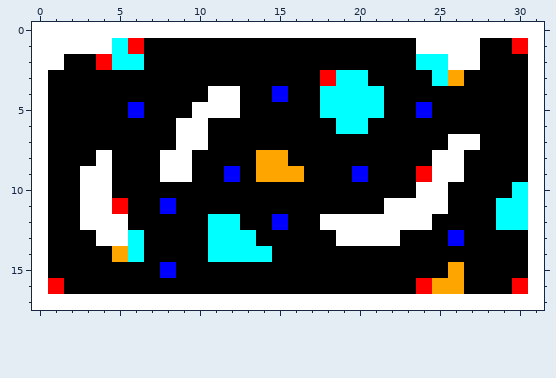
Pixel-art sprite, stored at GlobalGameJam2014/GlobalGameJam2014Content/Levels/level16.png. The picture above is the old version.
The file is 32x18 pixels.
New version:
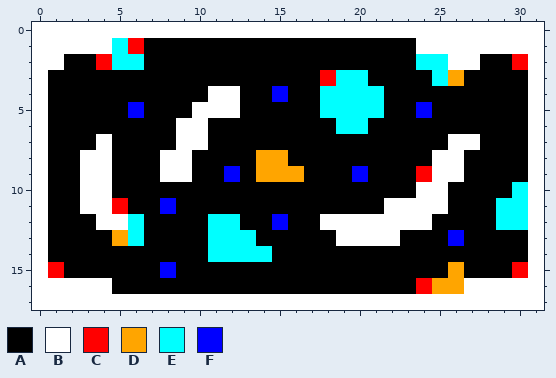
Palette (. is transparent): A #000000  B #ffffff  C #ff0000  D #ffa500  E #00ffff  F #0000ff
The edit:
The edit turns colour B into colour A in row 12 at x 3; in row 13 at x 4.
The edit turns colour D into colour A in row 14 at x 5.
The edit turns colour E into colour A in row 14 at x 6.
The edit turns colour A into colour B in row 1 at x 28 to 29; in row 7 at x 4; in row 8 at x 3; in row 16 at x 2 to 4 and 27 to 29.
The edit turns colour C into colour B in row 1 at x 30; in row 16 at x 1 and 30.
The edit turns colour A into colour C in row 2 at x 30; in row 15 at x 1 and 30.
The edit turns colour B into colour D in row 13 at x 5.
The edit turns colour A into colour E in row 12 at x 6.
